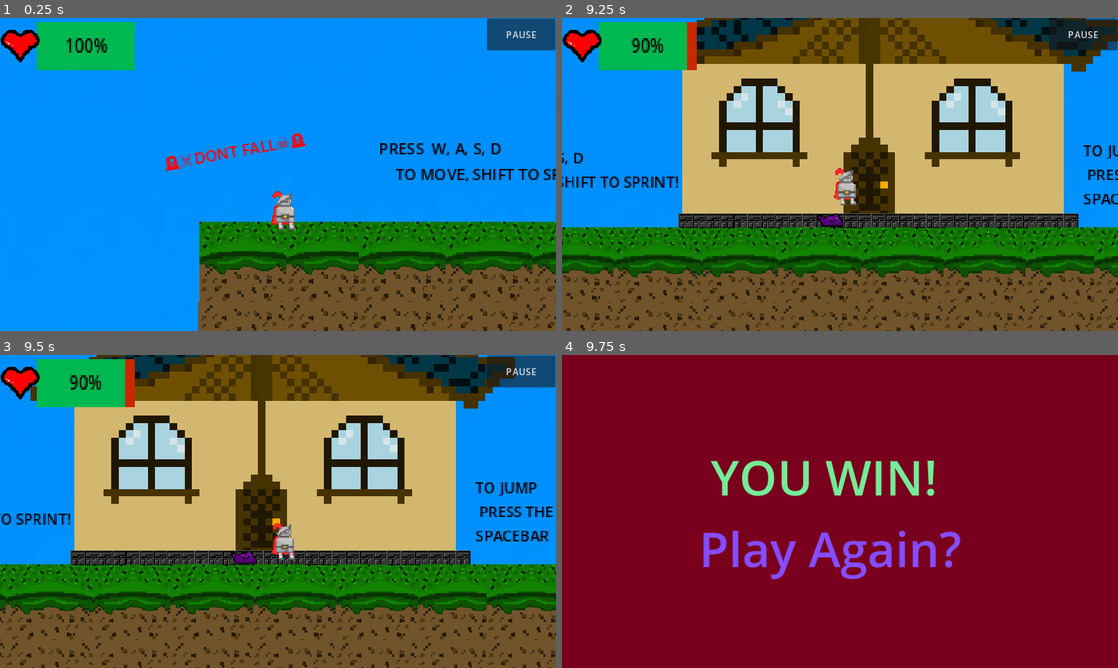
Above: before the commit, frames 1-4 (two rows, left to right).
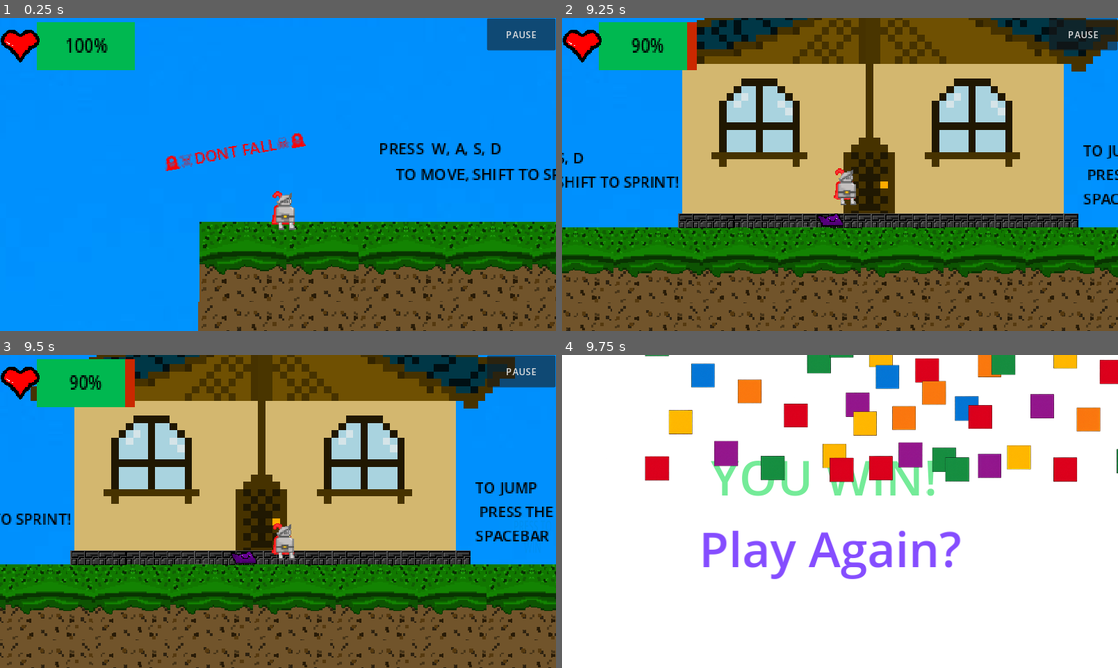
Above: after the commit, the same moments.

Repository: NotCritKai/TCITC
Game: Godot game, scene res://scenes/Scene1GAME.tscn
Same seed, same stepped clock (60 frames per second), same inputs: the game is played once before the commit and once after it. This scene is started directly instead of the project's main scene.
Inputs (mouse positions are in pixels of both pictures, inside the frame that each line leads up to):
- Up to frame 1 (0.25 s): no input
- Up to frame 2 (9.25 s): tap Space every 0.75 s from 0.5 to 4.25 s; move the mouse to (962, 158) at 0.52 s; hold D (move_right) 0.53-2.03 s; tap F (attack) at 0.6, 3.6, 6.6 s; tap W (jump) at 0.77, 1.52, 3.02, 3.77, 4.52, 6.02, 6.77, 7.52, 9.02 s; move the mouse to (728, 190) at 1.27 s; tap Shift (sprint) at 1.35, 4.35, 7.35 s; move the mouse to (895, 105) at 2.02 s; hold A (move_left) 2.03-2.78 s; hold Mouse wheel up (zoom_in) 2.03-2.78 s; move the mouse to (812, 237) at 2.77 s; hold D (move_right) 2.78-4.28 s; tap Mouse wheel down (zoom_out) at 2.85, 5.85, 8.85 s; move the mouse to (1006, 221) at 3.52 s; move the mouse to (673, 127) at 4.27 s; hold A (move_left) 4.28-5.03 s; move the mouse to (867, 174) at 5.02 s; hold D (move_right) 5.03-5.78 s; hold Mouse wheel up (zoom_in) 5.03-5.78 s; move the mouse to (756, 96) at 5.77 s; hold A (move_left) 5.78-7.28 s; move the mouse to (962, 158) at 6.52 s; move the mouse to (728, 190) at 7.27 s; hold D (move_right) from 7.28 s (still down); move the mouse to (895, 105) at 8.02 s; hold Mouse wheel up (zoom_in) 8.03-8.78 s; move the mouse to (812, 237) at 8.77 s
- Up to frame 3 (9.5 s): keep holding D (move_right)
- Up to frame 4 (9.75 s): release D (move_right) at 9.5 s; click "PRESS TO WIN" at 9.5 s

Frames 1-3 are identical in both runs. In frame 4, 97% of the frame differs, in the area x 0-100%, y 0-100%.

Commit message:
confetti!

Diff:
--- a/project.godot
+++ b/project.godot
@@ -41,6 +41,7 @@
 "res://assets/Shop_Assets/": "blue",
 "res://assets/Sounds/": "green",
 "res://assets/Sprites/": "yellow",
+"res://assets/Win_Screne_Assets/": "blue",
 "res://scenes/": "red",
 "res://scripts/": "orange"
 }
--- a/scenes/KnightPlayer._Female.tres
+++ b/scenes/KnightPlayer._Female.tres
@@ -243,7 +243,7 @@
 "duration": 1.0,
 "texture": SubResource("AtlasTexture_nj8yq")
 }],
-"loop": true,
+"loop": false,
 "name": &"sword_attack",
 "speed": 10.0
 }, {
--- a/scenes/control_menu.tscn
+++ b/scenes/control_menu.tscn
@@ -28,7 +28,7 @@
 offset_right = -120.0
 offset_bottom = -33.0
 scale = Vector2(37.1089, 21.035)
-color = Color(0.227451, 0.556863, 0.298039, 1)
+color = Color(0.741176, 0.592157, 1, 1)
 
 [node name="Controls" type="Label" parent="."]
 offset_left = 274.0
--- a/scenes/credits.tscn
+++ b/scenes/credits.tscn
@@ -17,9 +17,10 @@
 offset_right = -320.0
 offset_bottom = -126.0
 scale = Vector2(48.72, 27.1901)
-color = Color(0.768627, 0.717647, 0.929412, 1)
+color = Color(0.796078, 0.690196, 1, 1)
 
 [node name="ColorRect" type="ColorRect" parent="ColorRect"]
+layout_mode = 0
 offset_left = -99.8358
 offset_top = 255.608
 offset_right = -90.8358
--- a/scenes/win_screen.tscn
+++ b/scenes/win_screen.tscn
@@ -1,8 +1,12 @@
-[gd_scene load_steps=3 format=3 uid="uid://b68ns53vnimu3"]
+[gd_scene load_steps=4 format=3 uid="uid://b68ns53vnimu3"]
+
+[ext_resource type="Texture2D" uid="uid://cygly8x1k5olg" path="res://assets/Win_Screne_Assets/ConfettiGD.png" id="1_00i0n"]
 
 [sub_resource type="GDScript" id="GDScript_3qpxn"]
 script/source = "extends Control
 
+func _ready():
+	$Confetti.emitting = true
 
 func _on_restarts_button_pressed():
 	get_tree().change_scene_to_file(\"res://scenes/Character_Selction.tscn\")
@@ -19,12 +23,11 @@
 texture_filter = 1
 layout_mode = 0
 offset_left = -2256.0
-offset_top = -888.0
+offset_top = -889.0
 offset_right = -2106.0
-offset_bottom = -759.0
+offset_bottom = -760.0
 scale = Vector2(38.4646, 23.0782)
 theme = SubResource("Theme_uew8n")
-color = Color(0.47451, 0, 0.113725, 1)
 
 [node name="Celebration" type="Label" parent="."]
 texture_filter = 1
@@ -49,4 +52,23 @@
 "
 flat = true
 
+[node name="Confetti" type="CPUParticles2D" parent="."]
+position = Vector2(584, -116)
+emitting = false
+lifetime = 5.0
+one_shot = true
+explosiveness = 0.8
+randomness = 0.2
+lifetime_randomness = 0.1
+texture = ExtResource("1_00i0n")
+emission_shape = 3
+emission_rect_extents = Vector2(400, 10)
+gravity = Vector2(0, 200)
+initial_velocity_min = 20.0
+initial_velocity_max = 40.0
+angle_min = 90.0
+angle_max = 90.0
+
+[node name="AudioStreamPlayer2D" type="AudioStreamPlayer2D" parent="."]
+
 [connection signal="pressed" from="restarts_button" to="." method="_on_restarts_button_pressed"]
--- a/scripts/player.gd
+++ b/scripts/player.gd
@@ -116,12 +116,12 @@
 	#Flips the player and hitbox when facing diff directions (L and R)
 	if direction > 0:
 		animsprite.flip_h = false
-	elif has_sword:
-		$AttackArea.position.x = -abs($AttackArea.position.x)
+		if has_sword:
+			$AttackArea.position.x = abs($AttackArea.position.x)
 	if direction < 0:
 		animsprite.flip_h = true
-	elif has_sword:
-		$AttackArea.position.x = abs($AttackArea.position.x)
+		if has_sword:
+			$AttackArea.position.x = -abs($AttackArea.position.x)
 #-------------------------------------------------------------------------------
 
 
Binary file added: assets/Win_Screne_Assets/ConfettiGD.png
Not shown, added: assets/Win_Screne_Assets/ConfettiGD.png.import
